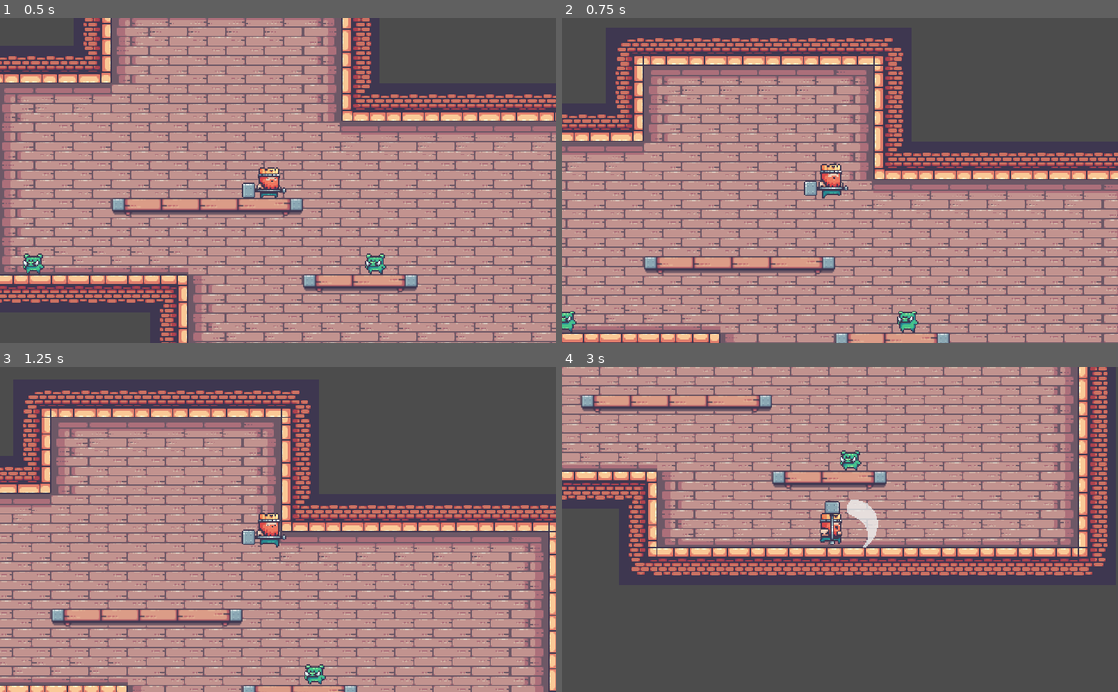
Above: before the commit, frames 1-4 (two rows, left to right).
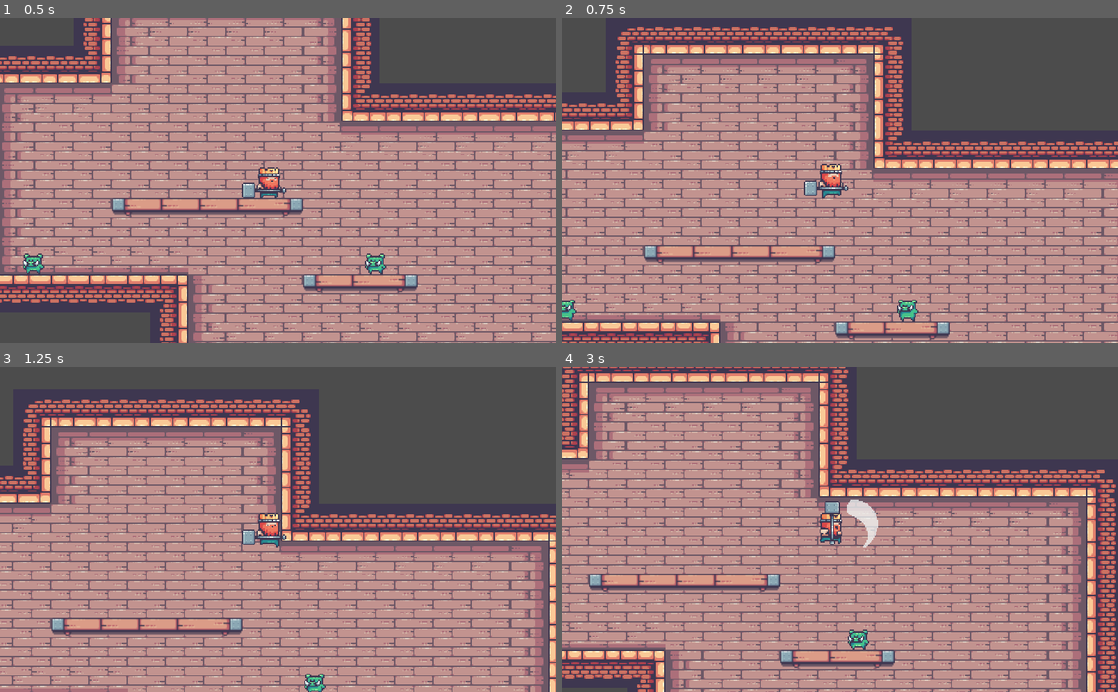
Above: after the commit, the same moments.

Repository: brunoskonrad/kings-and-pigs
Game: Godot game, scene res://Levels/Sandbox.tscn
Two runs of this game, one before a commit and one after it. Both use one fixed random seed, a clock stepped at 60 frames per second and the inputs below.
Inputs:
- Up to frame 1 (0.5 s): no input
- Up to frame 2 (0.75 s): tap Enter at 0.5 s; hold Right (ui_right) from 0.53 s (still down); hold Space (jump) from 0.53 s (still down)
- Up to frame 3 (1.25 s): keep holding Right (ui_right); keep holding Space (jump)
- Up to frame 4 (3 s): release Space (jump) at 1.28 s; tap Q (attack) at 1.35, 2.85 s; tap Space (jump) at 1.52, 1.55, 1.82 s; release Right (ui_right) at 2.03 s; hold Left (ui_left) 2.03-2.78 s; hold Space (jump) 2.03-2.78 s; hold Right (ui_right) from 2.78 s (still down)

Frame 1 is identical in both runs. In frame 2, 44% of the frame differs, in the area x 0-100%, y 2-100%; in frame 3, 31%; in frame 4, 85%, in the area x 0-100%, y 0-100%.

Commit message:
A better jumping

Diff:
--- a/Actors/Player/Jump.gd
+++ b/Actors/Player/Jump.gd
@@ -1,4 +1,17 @@
 extends "res://Actors/Player/KingState.gd"
+
+var current_time = 0
+var released = false
+
+func state_logic(delta):
+	current_time += delta
+
+	if _should_increase_jump():
+		host().velocity.y -= 85
+
+	if Input.is_action_just_released("jump"):
+		print("Release ", current_time)
+		released = true
 
 func get_transition(delta):
 	if host().is_falling():
@@ -7,6 +20,21 @@
 		return "idle"
 
 func enter_state(previous_state):
-	var host = host()
+	_reset()
 
-	host.velocity.y = -host.jump_strength
+	host().velocity.y = -350
+
+func exit_state(x):
+	print("Exit ", current_time)
+
+func _reset():
+	current_time = 0
+	released = false
+
+func _should_increase_jump():
+	return (
+		Input.is_action_pressed("jump") and
+		current_time >= 0.05 and
+		current_time <= 0.125 and
+		not released
+	)
--- a/Actors/Player/PlayerKing.tscn
+++ b/Actors/Player/PlayerKing.tscn
@@ -154,7 +154,7 @@
 [node name="AnimatedSprite" type="AnimatedSprite" parent="."]
 frames = SubResource( 25 )
 animation = "idle"
-frame = 8
+frame = 3
 playing = true
 script = ExtResource( 8 )
 
